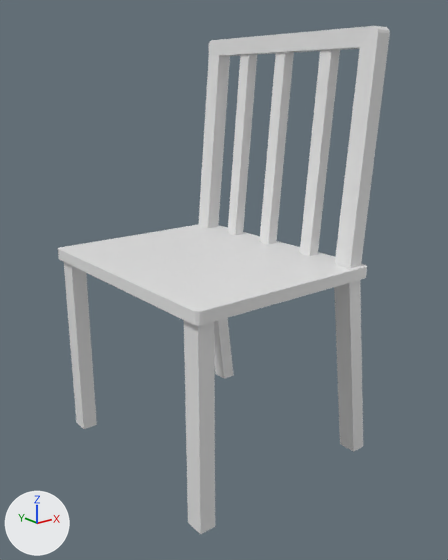
The Blender file Models/basic_chair.blend: old version first, new version second.
One viewpoint serves both versions: a 50 mm camera at (-6.28, -8.53, 6.59) aimed at (0.38, -0.21, 3.26). Lighting does not change. The marker at lower left points along +X, +Y and +Z.
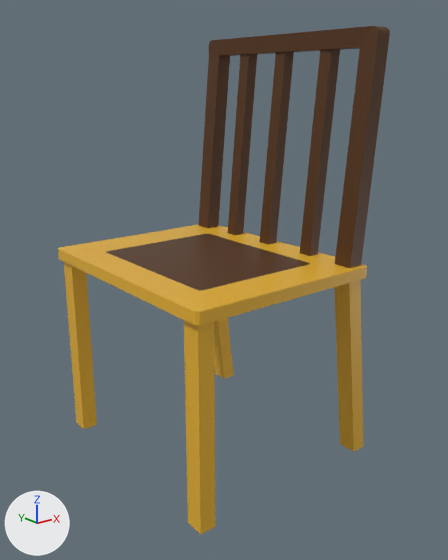
Boxes [x1, y1, x2, y2] around the edits, measured in the pictures (448 x 560 px):
part 1 of me_cube_015, built on
    both: [58, 225, 367, 312]
part 2 of me_cube_015, recoloured (white to yellow)
    both: [58, 249, 367, 534]
part 3 of me_cube_015, recoloured (white to brown)
    both: [198, 26, 390, 268]

What the commit changed:
Material 'basicchair1' (mat_basicchair1) is new.
Its base color is (0.799, 0.445, 0.0273) (yellow #e7b22e).
Its roughness is 0.4.
Material 'basicchair2' (mat_basicchair2) is new.
Its base color is (0.0865, 0.0296, 0.00304) (brown #53300a).
me_cube_015 is used by ob_cube_015; location (0.0, 0.0, 0.0).
me_cube_015 had 120 vertices, 72 faces and spanned x -1.68..2.31, y -2.19..2.25, z 0.01..7.46.
me_cube_015 now has 135 vertices, 87 faces and spans x -1.68..2.31, y -2.19..2.25, z 0.01..7.46.
Part 1, on me_cube_015:
1 face is deleted.
15 vertices are added at x -1.1..1.28, y -1.49..1.44, z 3.69.
15 new faces join them, mat_basicchair1 (yellow #e7b22e).
1 new face joins them, mat_basicchair2 (brown #53300a).
me_cube_015 part 2: 41 faces spanning x -1.68..2.31, y -2.19..2.25, z 0.01..3.69 switch from mat_material (white #e7e7e7) to mat_basicchair1 (yellow #e7b22e).
me_cube_015 part 3: 30 faces spanning x 1.57..2.17, y -2.08..2.17, z 3.68..7.46 switch from mat_material (white #e7e7e7) to mat_basicchair2 (brown #53300a).
